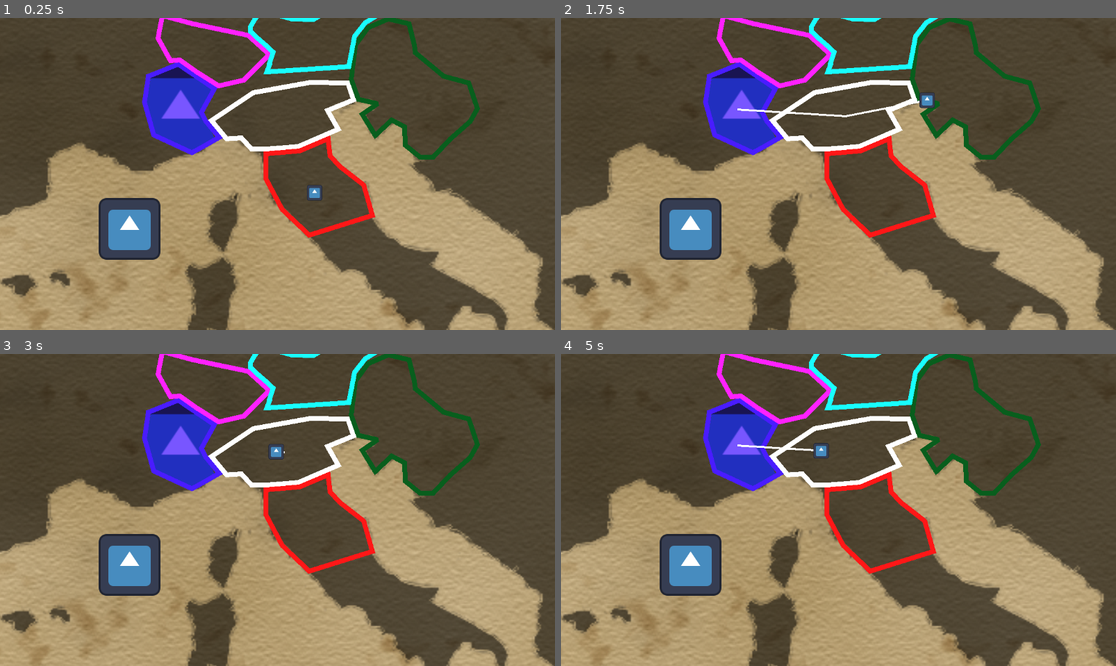
Above: before the commit, frames 1-4 (two rows, left to right).
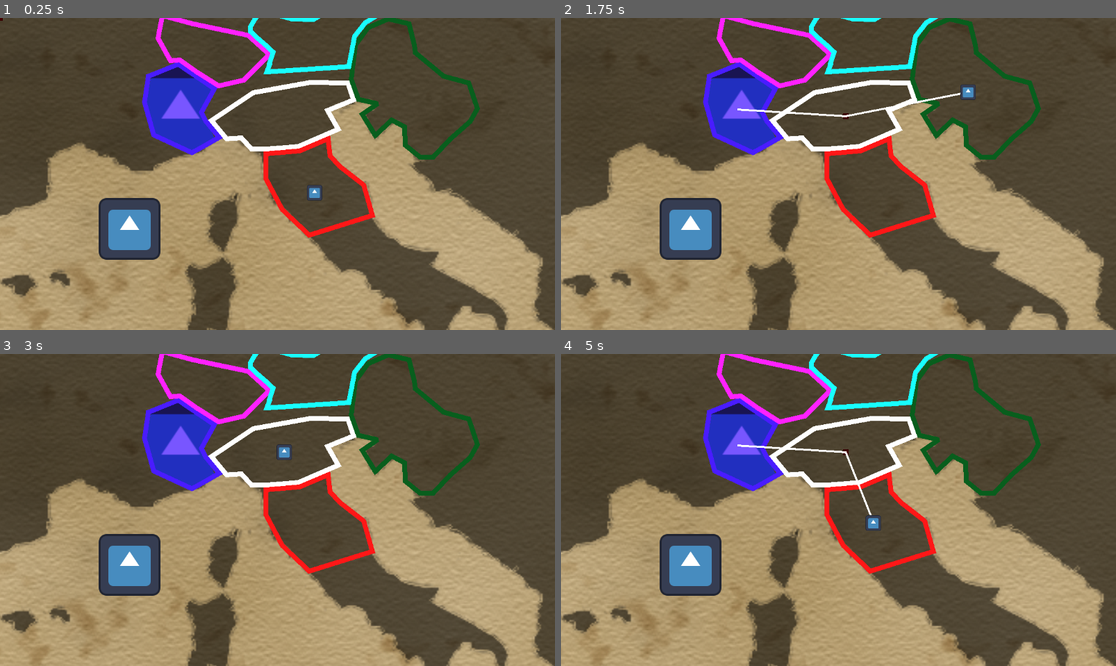
Above: after the commit, the same moments.

Repository: Lucasdelpiero/RTS
Game: Godot game, scene res://Map/world.tscn
The game is run twice, just before and just after one commit, with the same random seed, the same clock (stepped at 60 frames per second) and the same inputs. The engine's default icon, where the game draws it, is replaced by a stand-in: a white triangle on a blue panel in a dark square.
Inputs (mouse positions are in pixels of both pictures, inside the frame that each line leads up to):
- Up to frame 1 (0.25 s): no input
- Up to frame 2 (1.75 s): tap Enter at 0.5 s; move the mouse to (960, 158) at 0.52 s; click (960, 158) at 0.6 s; right-click (960, 158) at 0.8 s; move the mouse to (727, 189) at 1.27 s; right-click (727, 189) at 1.35 s; click (727, 189) at 1.55 s
- Up to frame 3 (3 s): move the mouse to (333, 441) at 2.02 s; click (333, 441) at 2.1 s; right-click (333, 441) at 2.3 s; tap Space at 2.75 s; move the mouse to (249, 572) at 2.77 s; right-click (249, 572) at 2.85 s
- Up to frame 4 (5 s): click (810, 572) at 3.05 s; move the mouse to (1005, 556) at 3.52 s; click (1005, 556) at 3.6 s; right-click (1005, 556) at 3.8 s; tap Enter at 4.25 s; move the mouse to (672, 463) at 4.27 s; right-click (672, 463) at 4.35 s; click (672, 463) at 4.55 s

The runs differ from the first frame. In frame 1, less than 0.1% of the frame differs, in the area x 0-1%, y 0-1%; in frame 2, 0.3%; in frame 3, 0.2%; in frame 4, 0.4%, in the area x 45-58%, y 28-57%.

Commit message:
Pathfinding fixed and working perfectly

Diff:
--- a/Map/army.gd
+++ b/Map/army.gd
@@ -6,10 +6,17 @@
 const JUMP_VELOCITY = -400.0
 @onready var line = $Node/Line2D
 enum  { IDLE, MOVING, FIGHTING }
-var state = IDLE
+var state = MOVING
 @export_range( 10, 10000, 1) var SPEED = 500
 var test = true
-var starting_point : Vector2
+var starting_point : Vector2 # Were the army starts traveling from one point to other
+
+# The three next points are important to avoid bugs and make sure that the army always travel from one point
+# to the other, avoiding changing direction in the middle of the travel between points to a new point and also
+# fixes that once a new path is generated it avoid going through the origin point again if it was already passed by
+var next_point : Vector2 # Next point that activates once the closest point is reached and deleted
+var first_point : Vector2 # First point in the path
+var second_point : Vector2 # Second point in the path
 
 signal get_pathfinding(army ,current_position)
 # Get the gravity from the project settings to be synced with RigidBody nodes.
@@ -19,19 +26,8 @@
 #	if event is InputEventMouseButton:
 	if Input.is_action_just_pressed("Click_Left"):
 #		print("Mouse Click/Unclick at: ", event.position)
-		if own_map != null:
-			var from = own_map.get_closest_point(self.global_position)
-			var to = own_map.get_closest_point(event.position)
-			path = own_map.get_point_path(from, to)
-#			print(path)
-			draw_path()
-			if starting_point == path[0]:
-				path.remove_at(0)
-			if path.size() > 0:
-				state = MOVING
-			else:
-				state = IDLE
-#		path = own_map.get_point_path()
+		get_pathing(event.position)
+
 
 func _physics_process(delta):
 #	draw_path()
@@ -69,10 +65,20 @@
 #		print("path " +str(path))
 		var closest_point = path[0]
 		var distance_to_point = global_position.distance_to(closest_point)
+		var destination = path[path.size() - 1]
+		$Node/closest.global_position = closest_point
+		if Input.is_action_just_pressed("Click_Right"):
+			global_position = closest_point
+			starting_point = closest_point
+		if Input.is_action_just_released("Click_Left"):
+			pass
+#			print(distance_to_point)
+#		$Node/distance.set_point_position(0, global_position)
+#		$Node/distance.set_point_position(1, )
 #		print("closest point " +str(closest_point))
 #		print("starting point " +str(starting_point))
 
-		if (starting_point == closest_point) :
+		if (starting_point == closest_point) and (destination != starting_point):
 #			path.remove_at(0)
 			pass
 
@@ -84,6 +90,28 @@
 			global_position = path[0]
 			draw_path()
 			path.remove_at(0)
+			if path.size() > 0:
+				next_point = path[0]
+
 #			print("delete")
-			print(path)
+#			print(path)
 			pass
+
+func get_pathing(destination):
+	if own_map != null:
+		var from = own_map.get_closest_point(self.global_position)
+		var to = own_map.get_closest_point(destination)
+		path = own_map.get_point_path(from, to)
+		draw_path()
+
+		# If there are 2 or more than 2 points in the path the game has to check if the first and second points in the pathing
+		# correspond to the origin point and the next point to travel
+		# deleting the first point in the pathing avoids the army to go back to the origin point every time
+		# a new path is obtained and the origin is the closest point to start the pathing
+		if path.size() > 1 :
+			first_point = path[0]
+			second_point = path[1]
+
+			if starting_point == path[0] and (second_point == next_point):
+				path.remove_at(0)
+	pass
--- a/Map/army.tscn
+++ b/Map/army.tscn
@@ -7,6 +7,7 @@
 z_index = 100
 z_as_relative = false
 script = ExtResource("1_836ho")
+SPEED = 30
 
 [node name="Icon" type="Sprite2D" parent="."]
 position = Vector2(-1, 0)
@@ -20,3 +21,8 @@
 z_as_relative = false
 points = PackedVector2Array(19, -8)
 width = 4.0
+
+[node name="closest" type="Sprite2D" parent="Node"]
+modulate = Color(1, 0, 0, 1)
+scale = Vector2(0.1, 0.1)
+texture = ExtResource("1_xkwou")
